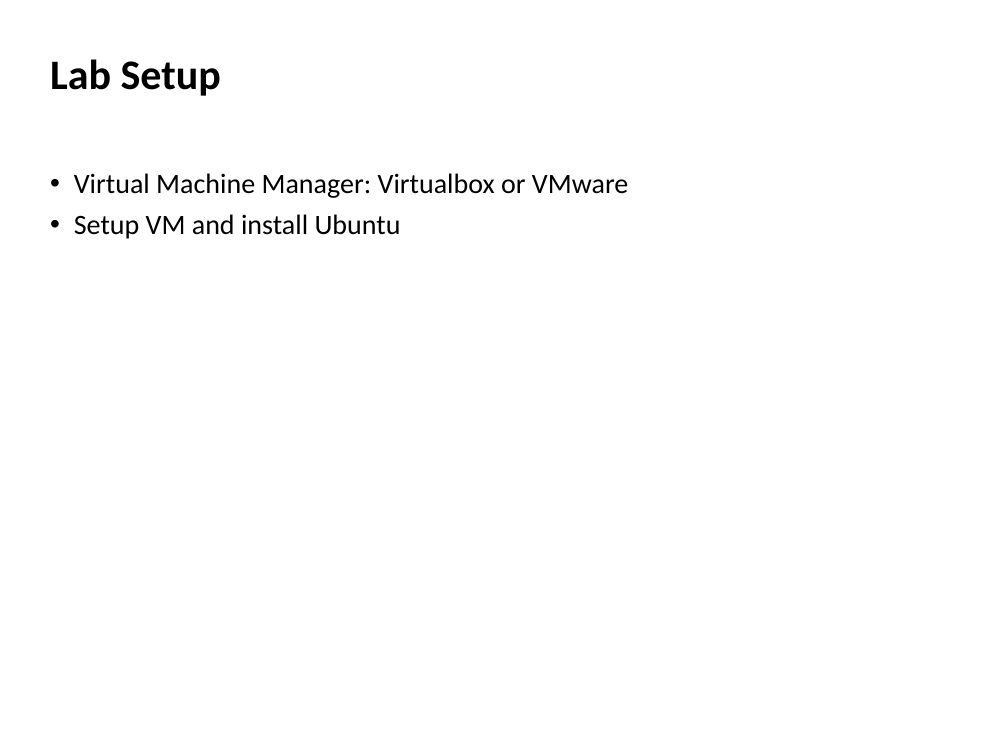
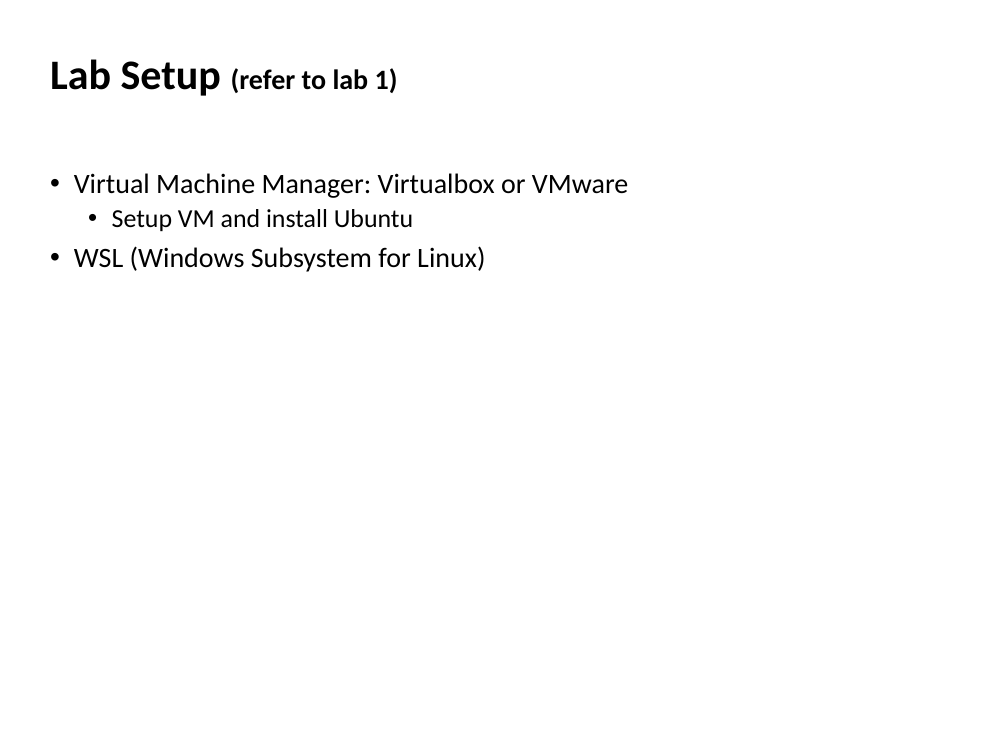
Before and after one commit to zhangzhics/CITS5503_Sem2, a slide deck: slide 28 of Lectures2024/CITS5503CloudComputingIntro_week1.pptx (slide 27 before the commit). Drawn at 1008x756 pixels with LibreOffice and Linux fonts; fonts in the diff are those of the drawing. Boxes give left, top, right and bottom in pixels: in the first picture for what was removed or moved away, otherwise in the second. Text is boxed around its words. In the diff, an @@ line names an element or a change of style, - is before the commit and + after.

```diff
--- a/Lectures2024/CITS5503CloudComputingIntro_week1.pptx
+++ b/Lectures2024/CITS5503CloudComputingIntro_week1.pptx
@@ title at (50, 59, 398, 96): text changed; size 30 to 20 pt @@
-Lab Setup
+Lab Setup (refer to lab 1)
@@ text at (112, 209, 413, 232): size 20 to 18.5 pt in "Setup VM and install Ubuntu"; list level 1 to 2 in "Setup VM and install Ubuntu" @@
@@ text at (74, 246, 485, 272): paragraph added @@
+• WSL (Windows Subsystem for Linux)
```
Also in this commit, not shown: 6 other slides changed, 2 slides added, 1 slide removed.
